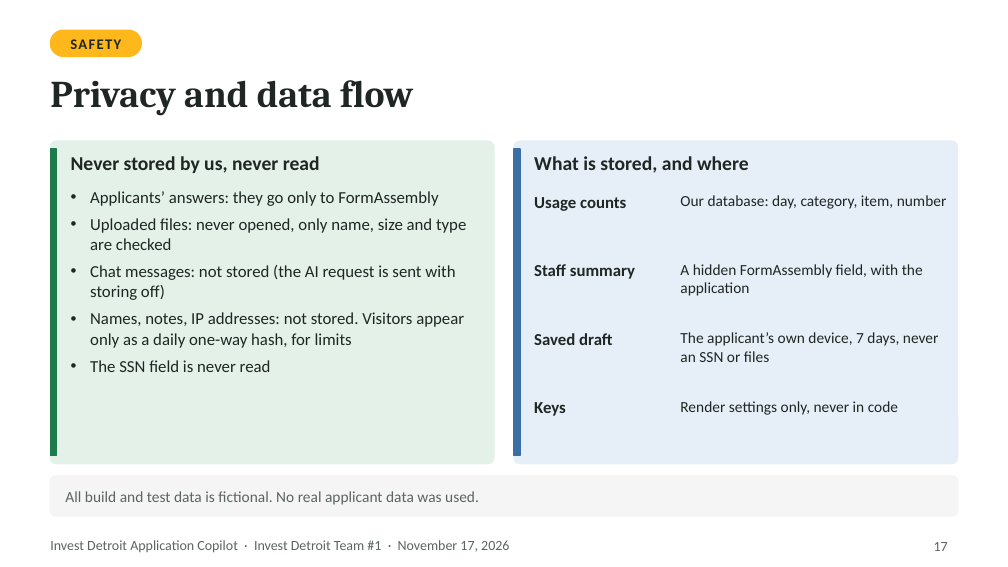
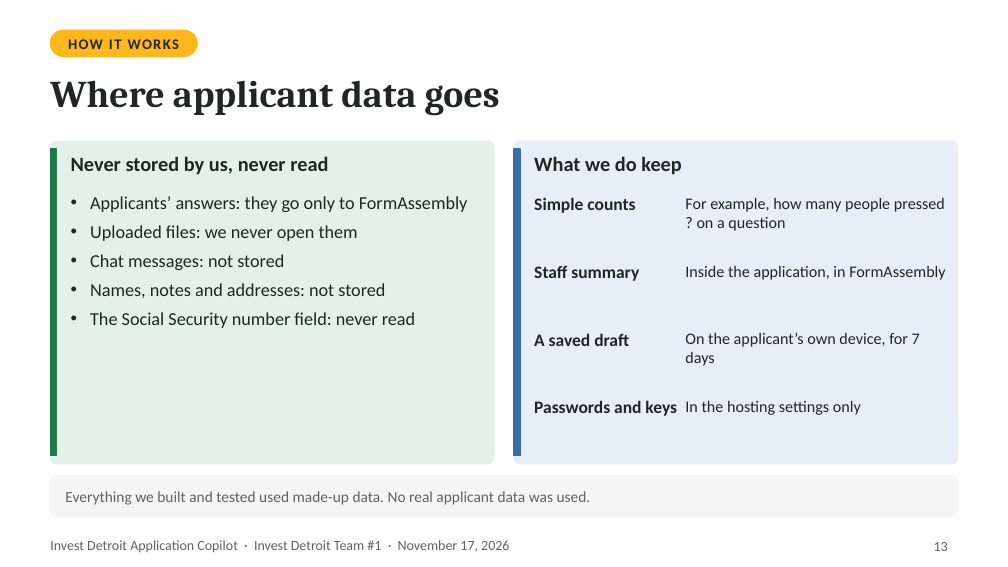
Before and after one commit to ojhnny/invest-detroit-application-copilot, a slide deck: slide 13 of docs/presentation/Invest-Detroit-Copilot-Final-Presentation.pptx (slide 17 before the commit). Drawn at 1008x567 pixels with LibreOffice and Linux fonts; fonts in the diff are those of the drawing. Boxes give left, top, right and bottom in pixels: in the first picture for what was removed or moved away, otherwise in the second. Text is boxed around its words. In the diff, an @@ line names an element or a change of style, - is before the commit and + after.

```diff
--- a/docs/presentation/Invest-Detroit-Copilot-Final-Presentation.pptx
+++ b/docs/presentation/Invest-Detroit-Copilot-Final-Presentation.pptx
@@ rounded rectangle: place and size @@
-rounded rectangle at (50,30,141,56)
+rounded rectangle at (50,30,197,56)
@@ text at (68,39,179,49): text changed @@
-SAFETY
+HOW IT WORKS
@@ text at (50,80,500,116): text changed @@
-Privacy and data flow
+Where applicant data goes
@@ text "Never stored by us, never ..." at (71,156,328,174): size 14 to 14.5 pt @@
@@ text at (534,156,682,175): text changed; size 14 to 14.5 pt @@
-What is stored, and where
+What we do keep
@@ text at (90,196,468,212): size 12 to 13 pt in "Applicants’ answers: they go only to FormAssembly" @@
@@ text at (534,197,635,213): text changed; size 12 to 12.5 pt @@
-Usage counts
+Simple counts
@@ text at (685,197,945,231): text changed; size 11 to 11.5 pt @@
-Our database: day, category, item, number
+For example, how many people pressed ? on a question
@@ text at (90,225,415,328): text changed; size 12 to 13 pt @@
-• Uploaded files: never opened, only name, size and type are checked
-• Chat messages: not stored (the AI request is sent with storing off)
-• Names, notes, IP addresses: not stored. Visitors appear only as a daily one-way hash, for limits
-• The SSN field is never read
+• Uploaded files: we never open them
+• Chat messages: not stored
+• Names, notes and addresses: not stored
+• The Social Security number field: never read
@@ text "Staff summary" at (534,265,639,281): size 12 to 12.5 pt @@
@@ text at (685,265,945,280): text changed; size 11 to 11.5 pt @@
-A hidden FormAssembly field, with the application
+Inside the application, in FormAssembly
@@ text at (534,333,629,346): text changed; size 12 to 12.5 pt @@
-Saved draft
+A saved draft
@@ text at (685,332,920,366): text changed; size 11 to 11.5 pt @@
-The applicant’s own device, 7 days, never an SSN or files
+On the applicant’s own device, for 7 days
@@ text at (534,400,677,416): text changed; size 12 to 12.5 pt @@
-Keys
+Passwords and keys
@@ text at (685,400,861,415): text changed; size 11 to 11.5 pt @@
-Render settings only, never in code
+In the hosting settings only
@@ text at (65,491,591,505): text changed @@
-All build and test data is fictional. No real applicant data was used.
+Everything we built and tested used made-up data. No real applicant data was used.
@@ page number at (934,542,948,551): text changed @@
-17
+13
```
Also in this commit, not shown: 16 other slides changed, 3 slides added, 14 slides removed, 1 other file.
